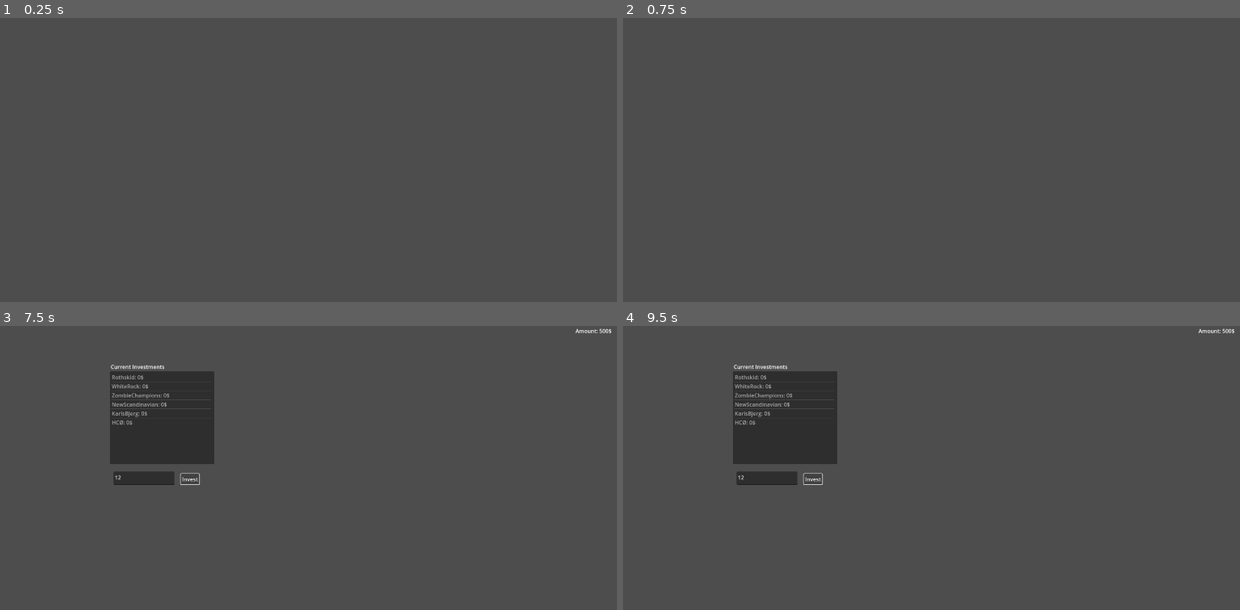
Above: before the commit, frames 1-4 (two rows, left to right).
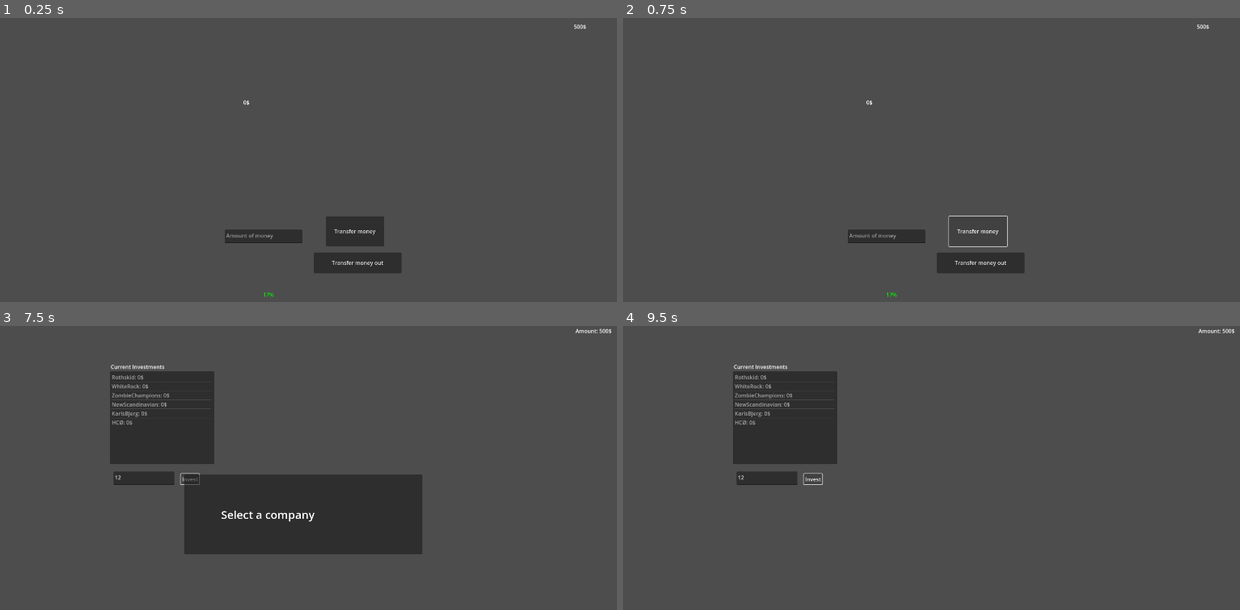
Above: after the commit, the same moments.

Repository: ThyGram/Eksamensprojekt-DDU
Game: Godot game, scene res://bank.tscn
The game is run twice, just before and just after one commit, with the same random seed, the same clock (stepped at 60 frames per second) and the same inputs. This scene is started directly instead of the project's main scene.
Inputs (mouse positions are in pixels of both pictures, inside the frame that each line leads up to):
- Up to frame 1 (0.25 s): no input
- Up to frame 2 (0.75 s): click (980, 231) at 0.5 s, where only the run after the commit has a clickable "Transfer money"
- Up to frame 3 (7.5 s): click (357, 570) at 1.25 s, where only the run after the commit has a clickable "Transfer money out"; tap Enter (ui_accept) at 2, 2.27, 2.75, 3.02, 3.5, 4.25, 4.52, 5, 5.27 s; hold D (Right) 2.03-2.78 s; hold S (Down) 2.78-3.53 s; hold D (Right) 3.53-4.28 s; hold W (Up) 4.28-5.03 s; hold A (Left) 5.03-5.75 s; tap Escape (Escape) at 5.65 s; click "Stocks" at 5.75 s; click (141, 479) at 6.52 s; type "12" at 6.6 s; click "Invest" at 7.25 s
- Up to frame 4 (9.5 s): tap Enter (ui_accept) at 8, 8.27 s; hold A (Left) 8.03-8.78 s; hold S (Down) from 8.78 s (still down)

The runs differ from the first frame. In frame 1, 2.6% of the frame differs, in the area x 36-96%, y 2-99%; in frame 2, 1.7%; in frame 3, 11%, in the area x 29-69%, y 52-81%; in frame 4, nothing differs.
Error before the commit: Invalid access of index '0' on a base object of type: 'PackedInt32Array'. (res://stocks.gd:42)

Commit message:
Bank added

Diff:
--- /dev/null
+++ b/GodotGame/NoMoney.gd
@@ -0,0 +1,5 @@
+extends Control
+
+
+func _on_delete_timer_timeout():
+	queue_free()
--- /dev/null
+++ b/GodotGame/NoMoney.tscn
@@ -0,0 +1,41 @@
+[gd_scene load_steps=2 format=3 uid="uid://4dq14lb7ahjo"]
+
+[ext_resource type="Script" path="res://NoMoney.gd" id="1_w354d"]
+
+[node name="NoMoney" type="Control"]
+layout_mode = 3
+anchors_preset = 15
+anchor_right = 1.0
+anchor_bottom = 1.0
+grow_horizontal = 2
+grow_vertical = 2
+script = ExtResource("1_w354d")
+
+[node name="Panel" type="Panel" parent="."]
+layout_mode = 0
+offset_left = 556.0
+offset_top = 421.0
+offset_right = 1264.0
+offset_bottom = 658.0
+
+[node name="Label" type="Label" parent="Panel"]
+layout_mode = 1
+anchors_preset = 8
+anchor_left = 0.5
+anchor_top = 0.5
+anchor_right = 0.5
+anchor_bottom = 0.5
+offset_left = -244.0
+offset_top = -22.5
+offset_right = 244.0
+offset_bottom = 23.5
+grow_horizontal = 2
+grow_vertical = 2
+theme_override_font_sizes/font_size = 33
+text = "You dont have enough money!"
+
+[node name="DeleteTimer" type="Timer" parent="."]
+one_shot = true
+autostart = true
+
+[connection signal="timeout" from="DeleteTimer" to="." method="_on_delete_timer_timeout"]
--- a/GodotGame/SingleTon.gd
+++ b/GodotGame/SingleTon.gd
@@ -11,9 +11,10 @@
 var DayStarted : bool = false
 var GameWatch : int = 480
 var PlayerPosition
-
 var GameTimer = Timer.new()
 
+var BankMoney: int
+var BankInterest: float = rng.randf_range(0.800, 1.200)
 # First variable is money invested, second is news boost or not and third is the name of the stock.
 var Stocks : Dictionary = {
 	0 : [0, null, "Rothskid"],
@@ -33,11 +34,11 @@
 	GameWatch = storage.GameWatch
 	GameTimer = storage.GameTimer
 	PlayerPosition = storage.PlayerPosition
+	BankMoney = storage.BankMoney
 
 	# Stocks
 	Stocks = storage.Stocks
 
-	print("GameSTART")
 	add_child(GameTimer)
 	GameTimer.autostart = true
 	GameTimer.start(0.5)
--- a/GodotGame/SwitchScreen.gd
+++ b/GodotGame/SwitchScreen.gd
@@ -13,4 +13,6 @@
 
 func _on_timer_timeout():
 	storage.GameWatch = 480
+	storage.BankMoney *= storage.BankInterest
+	storage.BankInterest = RandomNumberGenerator.new().randf_range(0.800,1.200)
 	get_tree().change_scene_to_file("res://main_game_bedroom.tscn")
--- a/GodotGame/bank.gd
+++ b/GodotGame/bank.gd
@@ -1,15 +1,44 @@
 extends Control
 
+@onready var NoMoneyNode = preload("res://NoMoney.tscn")
 
-# Called when the node enters the scene tree for the first time.
 func _ready():
-	pass # Replace with function body.
+	var bankinterest : float = (storage.BankInterest - 1.0)*100.0
+	if bankinterest > 0:
+		$Interest.text = str(round(bankinterest)) + "%"
+		var green = Color(0.0,1.0,0.0,1.0)
+		$Interest.set("theme_override_colors/font_color",green)
+	elif bankinterest < 0:
+		$Interest.text = str(round(bankinterest)) + "%"
+		#https://www.reddit.com/r/godot/comments/x6l82x/how_to_change_color_of_label_text_via_code/
+		var red = Color(1.0,0.0,0.0,1.0)
+		$Interest.set("theme_override_colors/font_color",red)
 
 
-# Called every frame. 'delta' is the elapsed time since the previous frame.
 func _process(delta):
-	pass
+	$Money.text = str(storage.Money) + "$"
+	$BankMoney.text = str(storage.BankMoney) + "$"
 
 func _input(event):
 	if (event.is_action_pressed("Escape")):
 		get_tree().change_scene_to_file("res://main_game_computer.tscn")
+
+
+func _on_transfer_in_pressed():
+	var transfermoney : int = int($MoneyToTransfer.text)
+	if transfermoney != null and transfermoney <= storage.Money:
+		storage.BankMoney += transfermoney
+		storage.Money -= transfermoney
+	elif transfermoney > storage.Money:
+		var NoMoney = NoMoneyNode.instantiate()
+		add_child(NoMoney)
+
+
+func _on_transfer_out_pressed():
+	var transfermoney : int = int($MoneyToTransfer.text)
+	if transfermoney != null and transfermoney <= storage.BankMoney:
+		storage.BankMoney -= transfermoney
+		storage.Money += transfermoney
+	elif transfermoney > storage.Money:
+		var NoMoney = NoMoneyNode.instantiate()
+		add_child(NoMoney)
--- a/GodotGame/bank.tscn
+++ b/GodotGame/bank.tscn
@@ -10,3 +10,52 @@
 grow_horizontal = 2
 grow_vertical = 2
 script = ExtResource("1_7qo0x")
+
+[node name="Money" type="Label" parent="."]
+layout_mode = 0
+offset_left = 1734.0
+offset_top = 14.0
+offset_right = 1863.0
+offset_bottom = 115.0
+
+[node name="BankMoney" type="Label" parent="."]
+layout_mode = 0
+offset_left = 752.0
+offset_top = 240.0
+offset_right = 1021.0
+offset_bottom = 345.0
+
+[node name="MoneyToTransfer" type="TextEdit" parent="."]
+layout_mode = 0
+offset_left = 697.0
+offset_top = 631.0
+offset_right = 927.0
+offset_bottom = 672.0
+placeholder_text = "Amount of money"
+
+[node name="Transfer In" type="Button" parent="."]
+layout_mode = 0
+offset_left = 998.0
+offset_top = 591.0
+offset_right = 1170.0
+offset_bottom = 681.0
+text = "Transfer money"
+
+[node name="Transfer Out" type="Button" parent="."]
+layout_mode = 0
+offset_left = 962.0
+offset_top = 699.0
+offset_right = 1222.0
+offset_bottom = 761.0
+text = "Transfer money out"
+
+[node name="Interest" type="Label" parent="."]
+layout_mode = 0
+offset_left = 811.0
+offset_top = 813.0
+offset_right = 1037.0
+offset_bottom = 888.0
+
+[connection signal="pressed" from="Transfer In" to="." method="_on_transfer_in_pressed"]
+[connection signal="pressed" from="Transfer In" to="." method="_on_transfer_pressed"]
+[connection signal="pressed" from="Transfer Out" to="." method="_on_transfer_out_pressed"]
--- a/GodotGame/main_game_bedroom.gd
+++ b/GodotGame/main_game_bedroom.gd
@@ -8,6 +8,7 @@
 func NewDay():
 	print("DAY DONEbed")
 	get_tree().change_scene_to_file("res://switch_screen.tscn")
+
 
 # Called every frame. 'delta' is the elapsed time since the previous frame.
 func _process(delta):
--- a/GodotGame/stocks.gd
+++ b/GodotGame/stocks.gd
@@ -2,10 +2,10 @@
 
 var stocks : Dictionary = storage.Stocks
 @onready var single_ton = storage
+@onready var NoMoneyNode = preload("res://NoMoney.tscn")
 # Called when the node enters the scene tree for the first time.
 
 func _ready():
-	print(single_ton)
 	storage.connect("stocks_changed", UpdateList)
 
 	for key in stocks:
@@ -33,14 +33,19 @@
 func _process(delta):
 	$MoneyAmount.text = "Amount: " + str(storage.Money) + "$"
 
-
-
 func _on_invest_pressed():
 	var index = $Label/CurrentInvestments.get_selected_items()
 	var amount : int = int($Label/InvestingAmount.text)
-	if storage.Money >= amount:
+	if !index.is_empty() and storage.Money >= amount:
 		storage.Stocks[index[0]][0] += amount
 		$Label/CurrentInvestments.set_item_text(index[0], stocks[index[0]][2] + ": " + str(stocks[index[0]][0]) + "$")
 		storage.Money -= amount
-	else:
-		$Label/InvestingAmount.text = "You dont have that typa money"
+	elif storage.Money < amount:
+		var NoMoney = NoMoneyNode.instantiate()
+		add_child(NoMoney)
+	elif index.is_empty():
+		var NoMoney = NoMoneyNode.instantiate()
+		add_child(NoMoney)
+		var label = NoMoney.get_node("Panel/Label")
+		print(label)
+		label.text = "Select a company"
